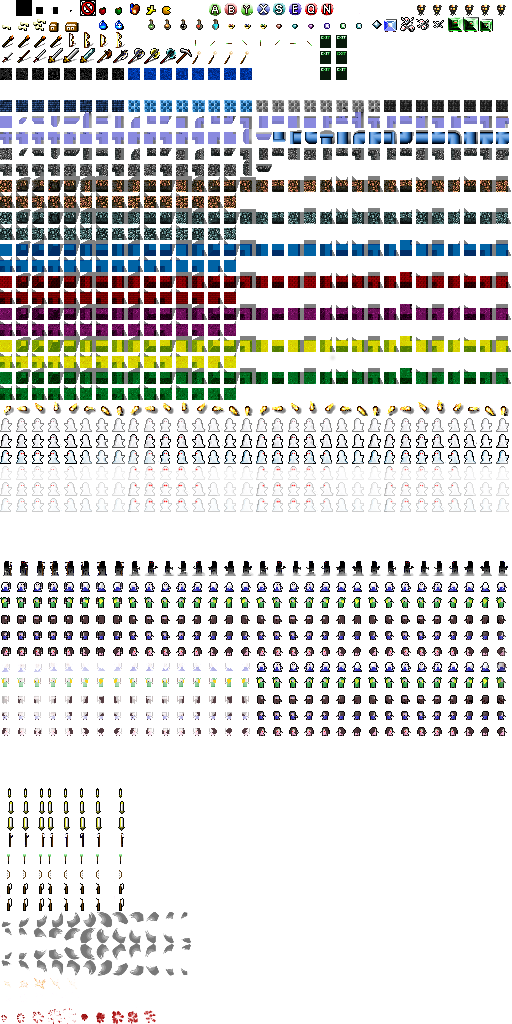
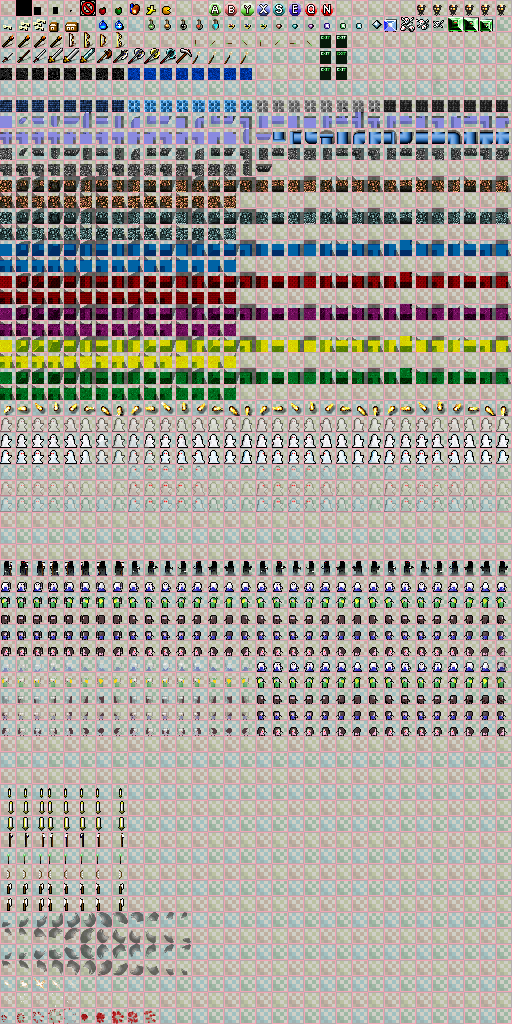
Revision of a layered 512 × 1024 image; what changed, layer by layer:
painted on "Layer" over [2, 2, 445, 91]
showed "Background" over [0, 0, 512, 1024]
